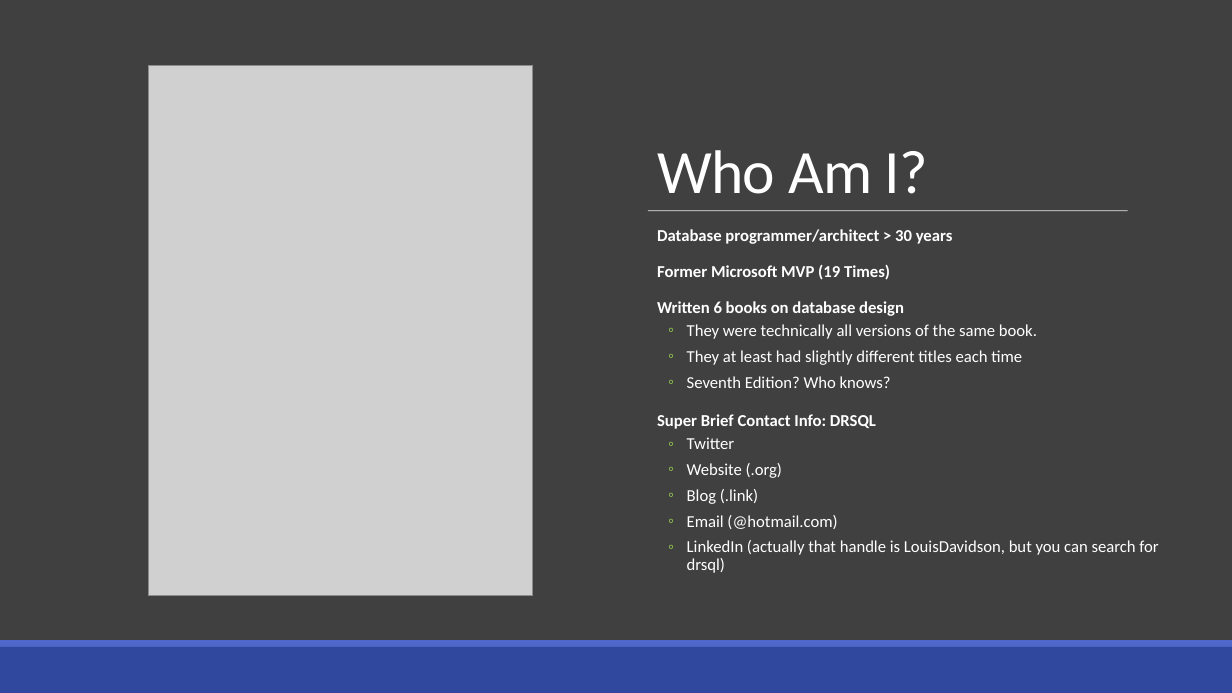
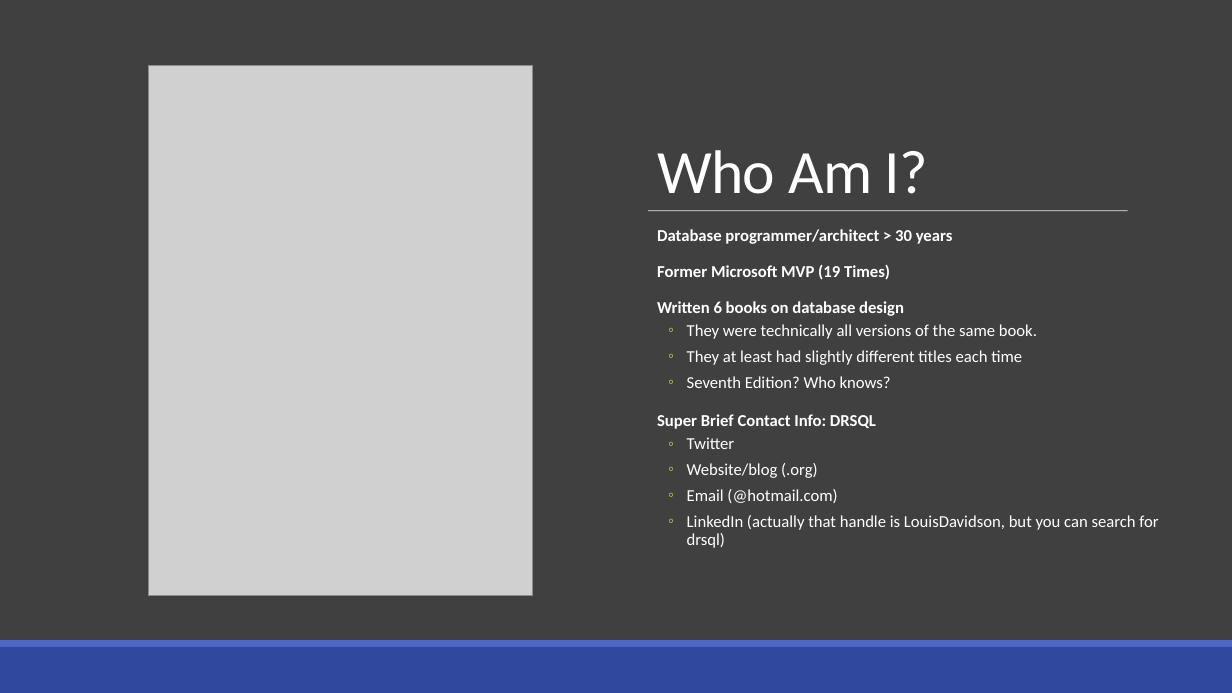
Before and after one commit to drsqlgithub/Presentation-Downloads, a slide deck: slide 4 of BI Versus Relational Design/Bi Versus Relational.pptx. Drawn at 1232x693 pixels with LibreOffice and Linux fonts; fonts in the diff are those of the drawing; grey boxes stand for pictures. Boxes give left, top, right and bottom in pixels: in the first picture for what was removed or moved away, otherwise in the second. Text is boxed around its words. In the diff, an @@ line names an element or a change of style, - is before the commit and + after.

```diff
--- a/BI Versus Relational Design/Bi Versus Relational.pptx
+++ b/BI Versus Relational Design/Bi Versus Relational.pptx
@@ text at <box>687,463,817,478</box>: text changed @@
-  ◦ Website (.org)
-  ◦ Blog (.link)
+  ◦ Website/blog (.org)
```
Also in this commit, not shown: 7 other slides changed.
